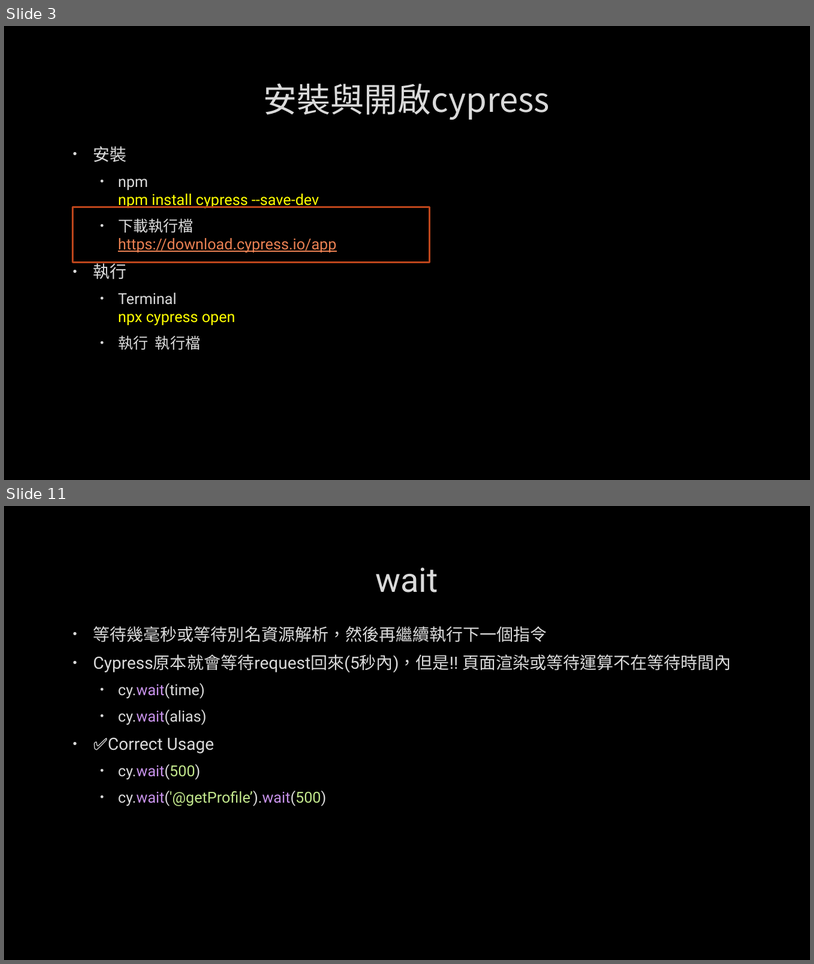
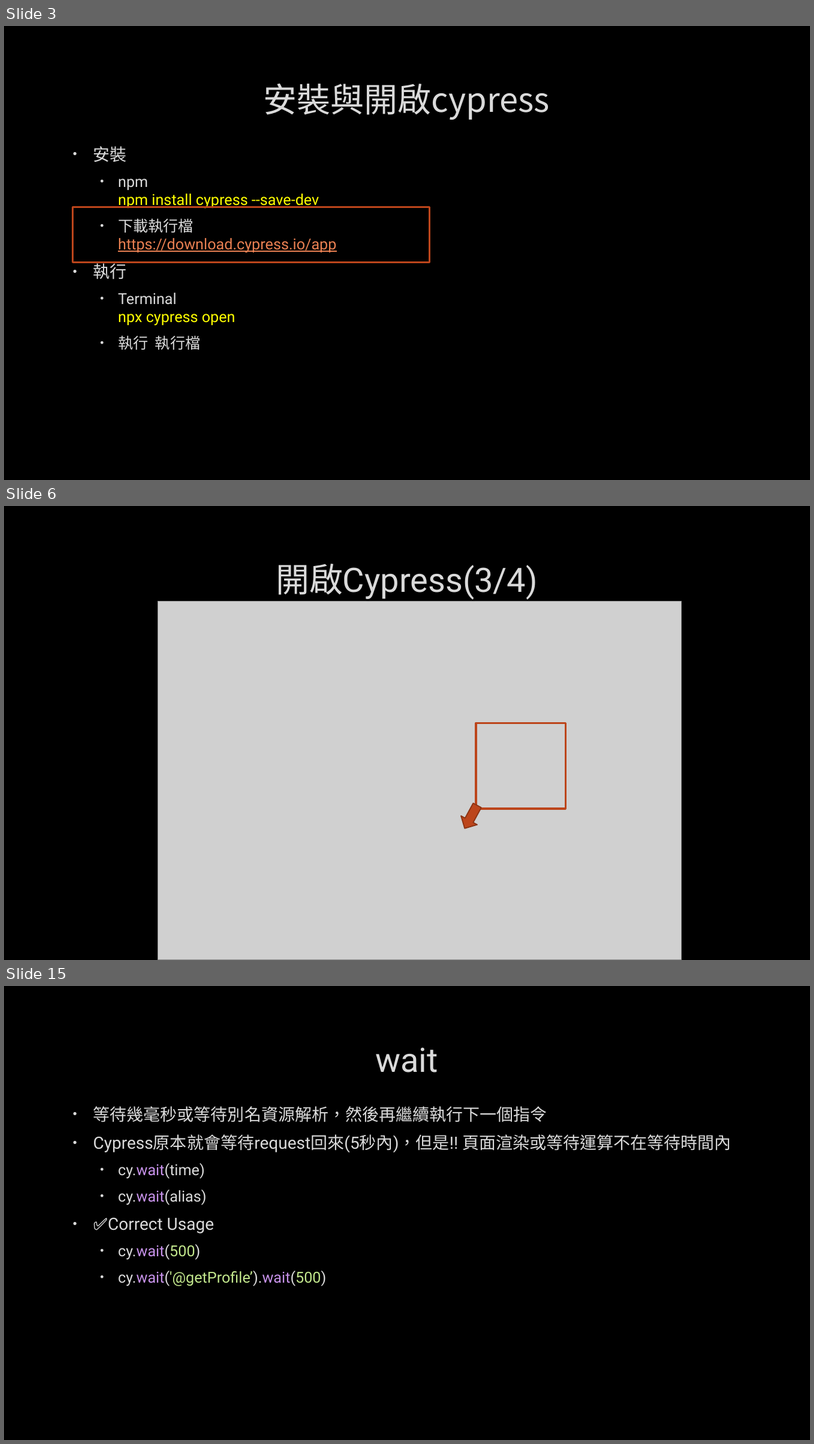
Before and after one commit to kodakjerec/showMySelf, a slide deck: docs/cypress練習.pptx. Shown one above the other, each under a label of ours: slides 3 and 11 before the commit, slides 3, 6 and 15 after it; the slides between them are not shown. The pictures are 814x964 and 814x1444 pixels, drawn with LibreOffice and Linux fonts; fonts in the diff are those of the drawing; grey boxes stand for pictures; background and template pictures are left out. Boxes give left, top, right and bottom in pixels: in the first picture for what was removed or moved away, otherwise in the second. Text is boxed around its words. In the diff, an @@ line names an element or a change of style, - is before the commit and + after.

```diff
--- a/docs/cypress練習.pptx
+++ b/docs/cypress練習.pptx
@@ slide 6 added at (4, 506, 810, 960), background picture (left out) @@
@@ title added at (276, 564, 538, 600), 40 pt, text #DADADA @@
+開啟Cypress(3/4)
@@ picture added at (158, 601, 681, 960) @@
@@ rectangle added at (476, 723, 566, 808), outline #BC451B 2.25 pt @@
@@ right arrow added at (457, 801, 486, 832), fill #BC451B, outline #8B3314 1.25 pt @@
@@ what was slide 11 is now slide 15 @@
```
Also in this commit, not shown: 7 slides changed, 3 other slides added.
